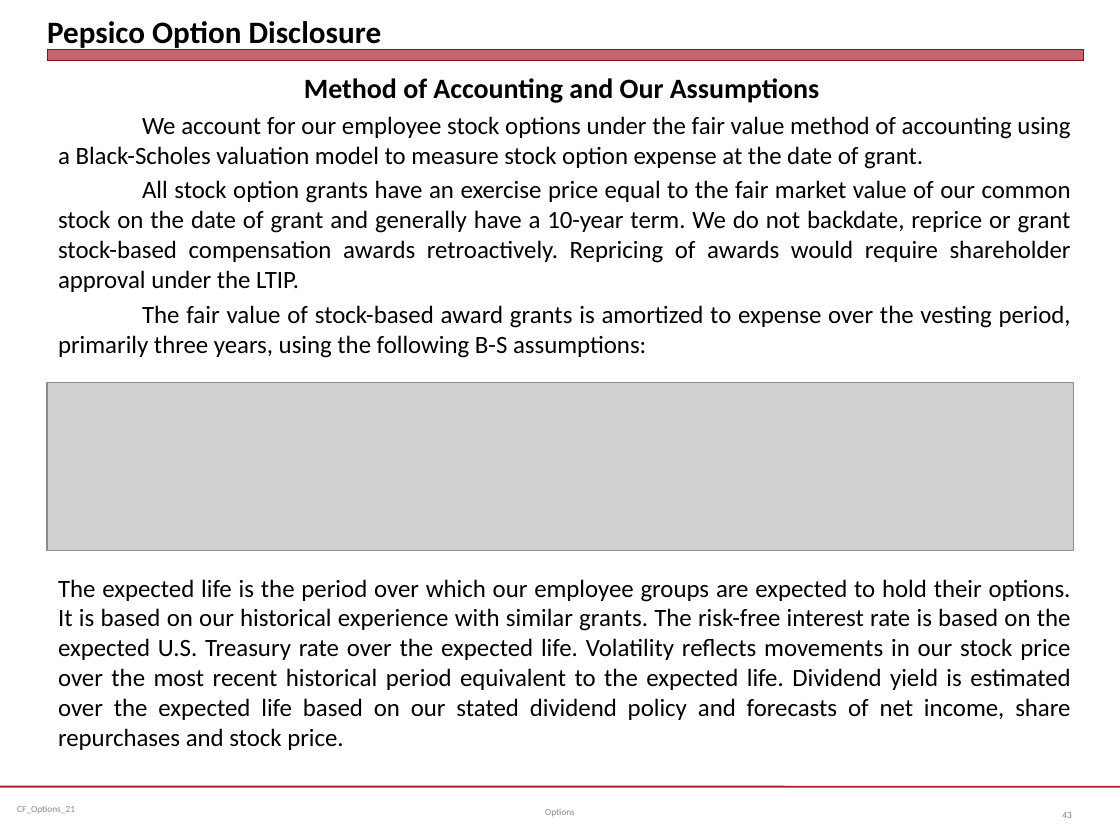
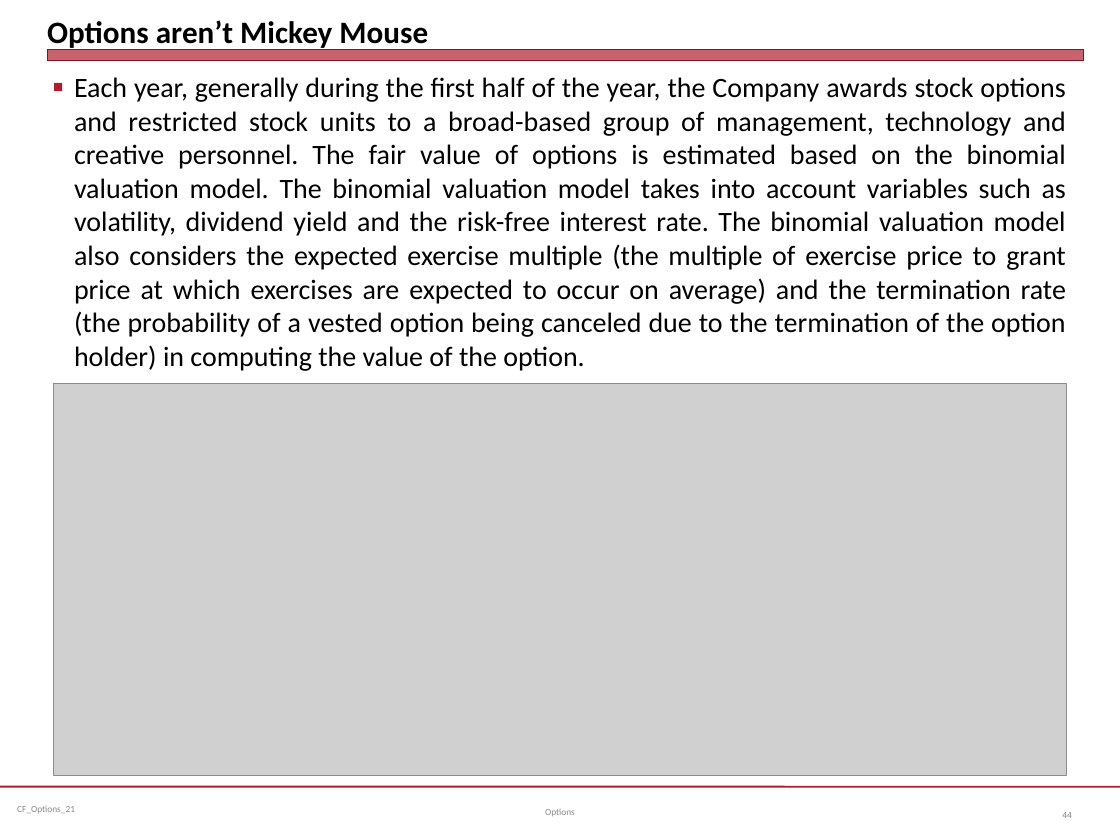
Before and after one commit to jmc877/Corporate-Finance, a slide deck: slide 44 of slides/CF_Options_21.pptx (slide 43 before the commit). Drawn at 1120x840 pixels with LibreOffice and Linux fonts; fonts in the diff are those of the drawing; grey boxes stand for pictures. Boxes give left, top, right and bottom in pixels: in the first picture for what was removed or moved away, otherwise in the second. Text is boxed around its words. In the diff, an @@ line names an element or a change of style, - is before the commit and + after.

```diff
--- a/slides/CF_Options_21.pptx
+++ b/slides/CF_Options_21.pptx
@@ title at [47,20,428,51]: text changed @@
-Pepsico Option Disclosure
+Options aren’t Mickey Mouse
@@ text at [74,77,1066,371]: text changed; size 16 to 18 pt @@
-Method of Accounting and Our Assumptions
-We account for our employee stock options under the fair value method of accounting using a Black-Scholes valuation model to measure stock option expense at the date of grant.
-All stock option grants have an exercise price equal to the fair market value of our common stock on the date of grant and generally have a 10-year term. We do not backdate, reprice or grant stock-based compensation awards retroactively. Repricing of awards would require shareholder approval under the LTIP.
-The fair value of stock-based award grants is amortized to expense over the vesting period, primarily three years, using the following B-S assumptions:
-The expected life is the period over which our employee groups are expected to hold their options. It is based on our historical experience with similar grants. The risk-free interest rate is based on the expected U.S. Treasury rate over the expected life. Volatility reflects movements in our stock price over the most recent historical period equivalent to the expected life. Dividend yield is estimated over the expected life based on our stated dividend policy and forecasts of net income, share repurchases and stock price.
+■ Each year, generally during the first half of the year, the Company awards stock options and restricted stock units to a broad-based group of management, technology and creative personnel. The fair value of options is estimated based on the binomial valuation model. The binomial valuation model takes into account variables such as volatility, dividend yield and the risk-free interest rate. The binomial valuation model also considers the expected exercise multiple (the multiple of exercise price to grant price at which exercises are expected to occur on average) and the termination rate (the probability of a vested option being canceled due to the termination of the option holder) in computing the value of the option.
@@ picture removed at [47,383,1073,551] @@
@@ picture added at [54,384,1066,776] @@
@@ page number at [1062,812,1071,818]: text changed @@
-43
+44
```
Also in this commit, not shown: 2 other slides changed, 2 other files.
